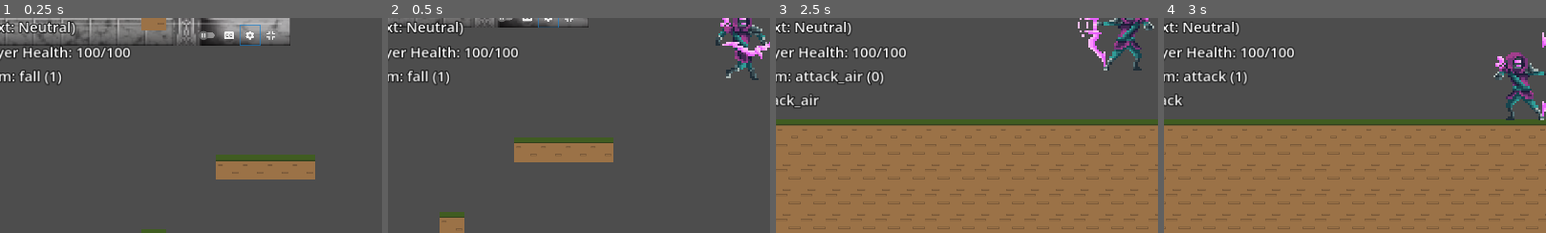
Above: before the commit, frames 1-4 (left to right).
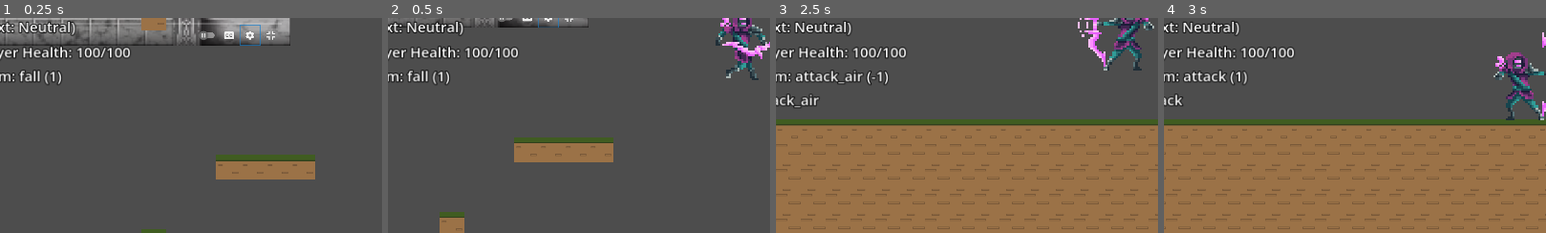
Above: after the commit, the same moments.

Repository: azylazide/untitled-hw-game-G4
Game: Godot game, scene res://src/levels/level_test.tscn
The game is run twice, just before and just after one commit, with the same random seed, the same clock (stepped at 60 frames per second) and the same inputs.
Inputs:
- Up to frame 1 (0.25 s): no input
- Up to frame 2 (0.5 s): no input
- Up to frame 3 (2.5 s): tap Enter (ui_accept) at 0.5 s; hold Z (attack) 0.53-1.28 s; hold D (right) 0.53-2.03 s; tap Space (jump) at 0.77, 1.07, 1.52, 1.55, 1.82 s; tap X (dash) at 0.8, 1.35 s; hold A (left) from 2.03 s (still down); hold Space (jump) from 2.03 s (still down); tap Z (attack) at 2.3 s
- Up to frame 4 (3 s): release A (left) at 2.78 s; release Space (jump) at 2.78 s; hold D (right) from 2.78 s (still down); tap Z (attack) at 2.85 s
The pictures show only the part of the screen within x 4-54%, y 50-100%; the shares and areas given below are measured in that part.

Frames 1-2 are identical in both runs. In frame 3, 0.2% of the frame differs, in the area x 25-30%, y 24-32%; in frame 4, nothing differs.
Error after the commit: Trying to assign value of type 'Nil' to a variable of type 'float'. (res://src/actors/player/player.gd:863)

Commit message:
temp frame checking input seems to be called before physics start

Diff:
--- a/src/actors/player/player.gd
+++ b/src/actors/player/player.gd
@@ -1,4 +1,6 @@
 extends ActorBase
+
+var frame_count = 0
 
 @export_group("Initial Values")
 ## Change the initial facing direction
@@ -201,6 +203,7 @@
 	pass
 
 func _physics_process(delta: float) -> void:
+	print("physics started %d" %frame_count)
 	#MOVEMENT STATEMACHINE
 	_movement_statemachine(delta)
 	_action_statemachine(delta)
@@ -208,6 +211,8 @@
 	SignalBus.player_updated.emit(face_direction,camera_center.global_position,velocity,Move.current,Action.current)
 #	print(is_on_wall())
 	debug_text()
+	print("physics ended %d" %frame_count)
+	frame_count += 1
 
 ## Movement state machine
 ## [br]-Checks if entering a new state
@@ -508,7 +513,7 @@
 		Action.STATES.NEUTRAL:
 			return Action.STATES.NEUTRAL
 		Action.STATES.ATTACK:
-			print("attack")
+#			print("attack")
 #			if $Timers/testtimer.is_stopped():
 #				attack_finished = true
 #				return Action.STATES.NEUTRAL
@@ -745,6 +750,7 @@
 	match Action.current:
 		Action.STATES.NEUTRAL:
 			if event.is_action_pressed("attack"):
+				print("ATTACK %d" %frame_count)
 				$Timers/testtimer.start()
 				Action.next = Action.STATES.ATTACK
 				if Move.current in [Move.STATES.IDLE,Move.STATES.RUN,Move.STATES.GDASH]:
@@ -810,7 +816,7 @@
 	pass
 
 func _on_animation_tree_animation_finished(anim_name: StringName) -> void:
-	print(anim_name)
+#	print(anim_name)
 	if anim_name in ["attack_right","attack_left","attack_air_right","attack_air_left"]:
 		attack_finished = true
 		match Move.current:
@@ -854,26 +860,7 @@
 	DebugTexts.get_node("%canadash").text = debug_text_canadash
 	DebugTexts.get_node("%actionstates").text = debug_text_actionstates
 
-
-
-	var blend_pos: float
-	match anim_sm.get_current_node():
-		"idle":
-			blend_pos = anim_tree.get("parameters/idle/blend_position")
-		"run":
-			blend_pos = anim_tree.get("parameters/run/blend_position")
-		"jump":
-			blend_pos = anim_tree.get("parameters/jump/blend_position")
-		"fall":
-			blend_pos = anim_tree.get("parameters/fall/blend_position")
-		"gdash":
-			blend_pos = anim_tree.get("parameters/gdash/blend_position")
-		"adash":
-			blend_pos = anim_tree.get("parameters/adash/blend_position")
-		"attack":
-			blend_pos = anim_tree.get("parameters/attack/blend_position")
-		"death":
-			blend_pos = anim_tree.get("parameters/death/blend_position")
+	var blend_pos: float = anim_tree.get("parameters/%s/blend_position" %anim_sm.get_current_node())
 
 	DebugTexts.get_node("%anim_state").text = "Anim: %s (%d)" %[anim_sm.get_current_node(),blend_pos]
 
--- a/src/states_template.gd
+++ b/src/states_template.gd
@@ -37,3 +37,4 @@
 
 	self.previous = self.current
 	self.current = self.next
+	print("changed")
